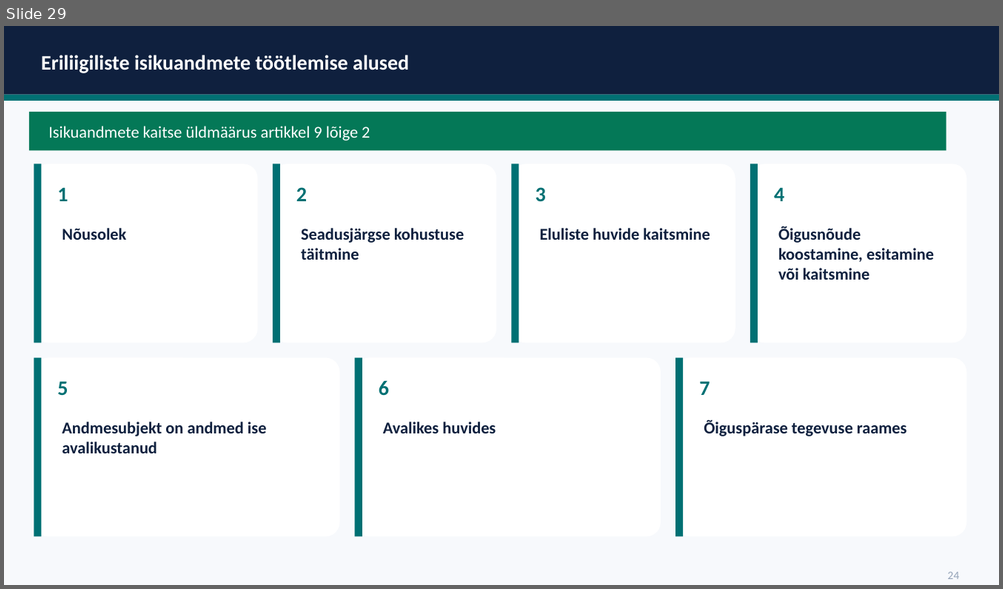
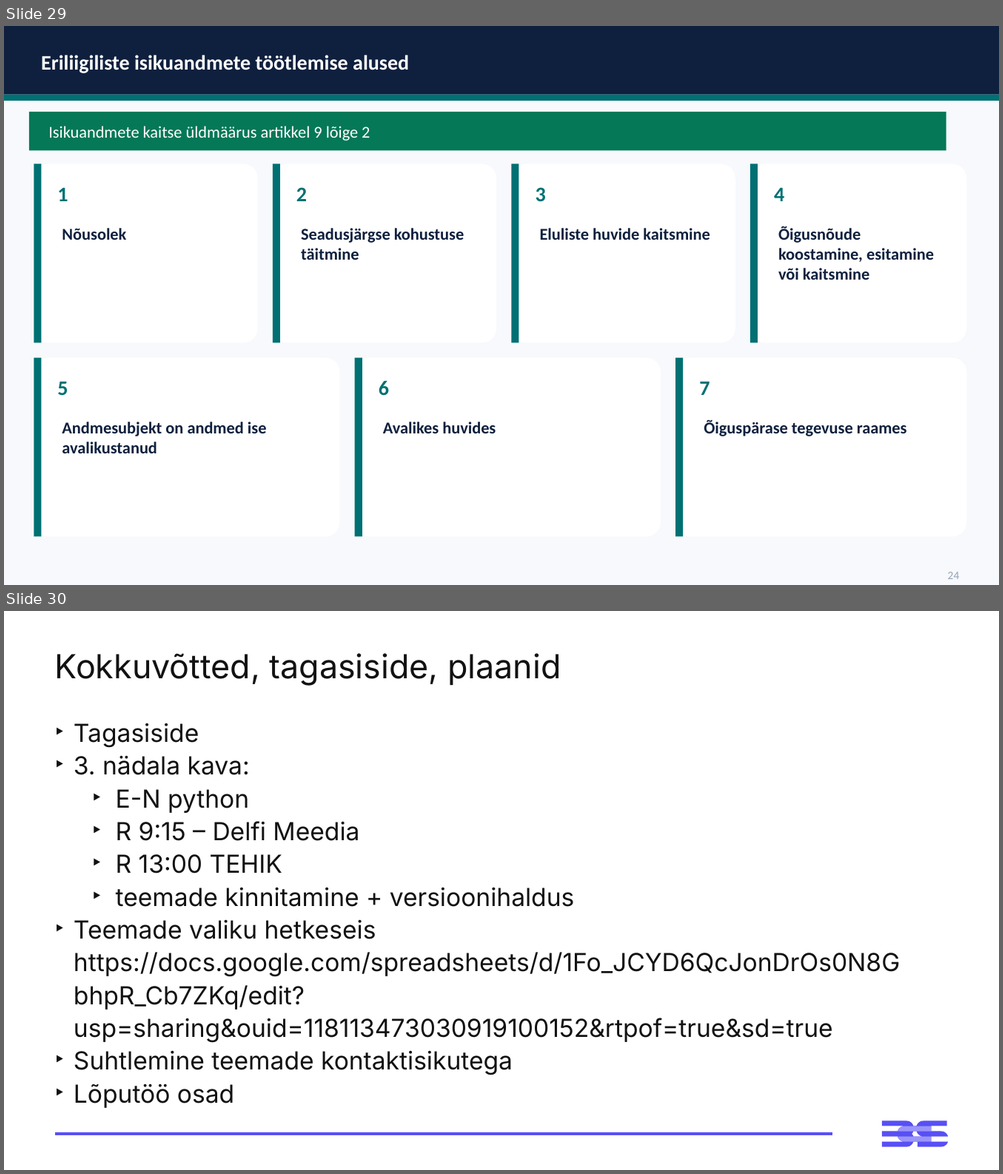
Before and after one commit to emilieabel/andmetarkus, a slide deck: Materjalid/Day10 Andmekaitse/10-paev-andmetarkus-esitlus.pptx. Shown one above the other, each under a label of ours: slide 29 before the commit, slides 29 and 30 after it. The pictures are 1003x589 and 1003x1174 pixels, drawn with LibreOffice and Linux fonts; fonts in the diff are those of the drawing. Boxes give left, top, right and bottom in pixels: in the first picture for what was removed or moved away, otherwise in the second. Text is boxed around its words. In the diff, an @@ line names an element or a change of style, - is before the commit and + after.

```diff
--- a/Materjalid/Day10 Andmekaitse/10-paev-andmetarkus-esitlus.pptx
+++ b/Materjalid/Day10 Andmekaitse/10-paev-andmetarkus-esitlus.pptx
@@ slide 30 added at bbox=[4, 611, 999, 1170], background #FFFFFF @@
@@ title added at bbox=[55, 653, 560, 686], 32 pt, text #121212 @@
+Kokkuvõtted, tagasiside, plaanid
@@ text added at bbox=[74, 723, 899, 1076], 24 pt, text #121212 @@
+‣ Tagasiside
+‣ 3. nädala kava:
+  ‣ E-N python
+  ‣ R 9:15 – Delfi Meedia
+  ‣ R 13:00 TEHIK
+  ‣ teemade kinnitamine + versioonihaldus
+‣ Teemade valiku hetkeseis https://docs.google.com/spreadsheets/d/1Fo_JCYD6QcJonDrOs0N8GbhpR_Cb7ZKq/edit?usp=sharing&ouid=118113473030919100152&rtpof=true&sd=true
+‣ Suhtlemine teemade kontaktisikutega
+‣ Lõputöö osad
@@ line added from (55, 1135) to (832, 1135), #584FF5 3 pt @@
@@ freeform shape added at bbox=[882, 1122, 948, 1147], fill #584FF5 @@
@@ freeform shape added at bbox=[898, 1127, 931, 1142], fill #9B95F9 @@
```
Also in this commit, not shown: 3 slides changed.
